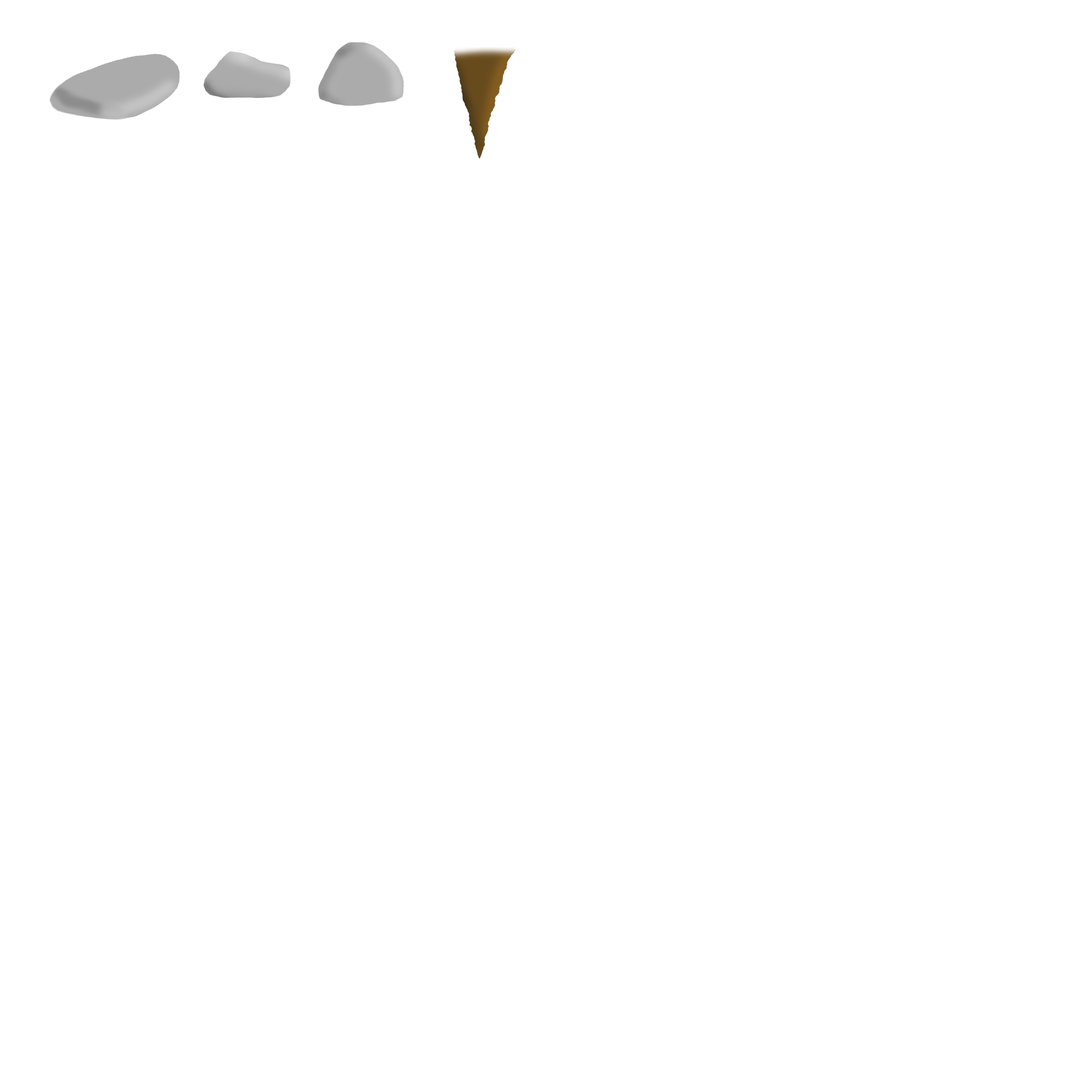
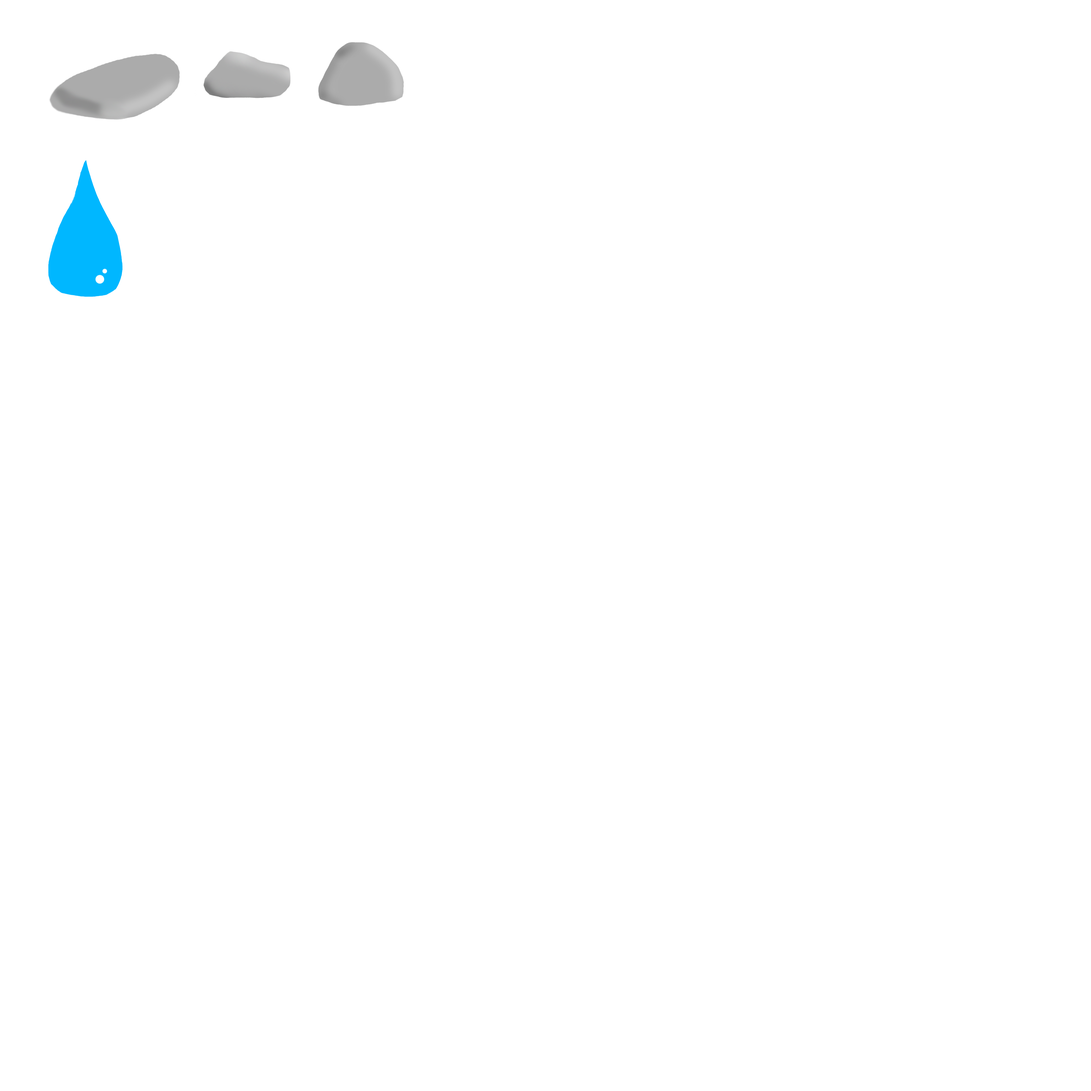
Layered file, before and after one edit (w=1091, h=1091). Changes by layer:
painted on "Rocks" over [454, 47, 516, 160]
added layer "Water" above "Layer 0" over [48, 159, 123, 298]
hid "Layer 0" over [48, 47, 516, 298]
